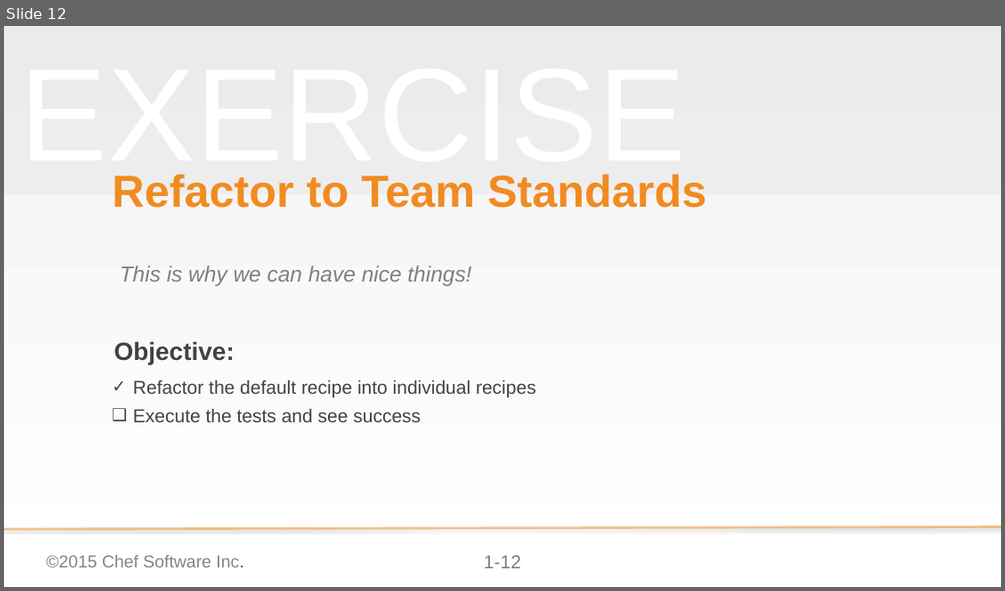
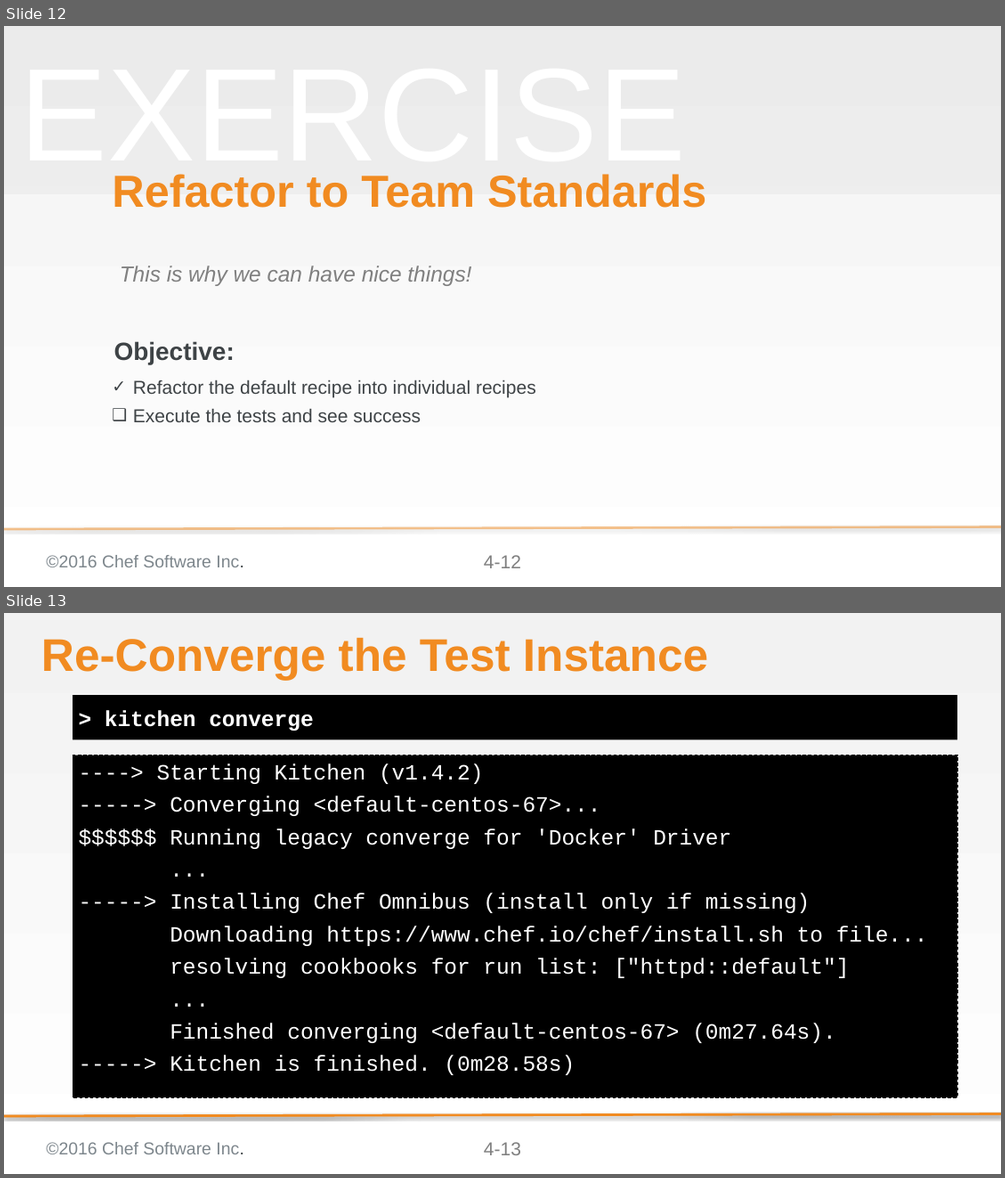
Before and after one commit to chef-training/test_driven_cookbook_development, a slide deck: 04-refactoring_cookbooks_with_tests.pptx. Shown one above the other, each under a label of ours: slide 12 before the commit, slides 12 and 13 after it. The pictures are 1005x591 and 1005x1178 pixels, drawn with LibreOffice and Linux fonts; fonts in the diff are those of the drawing; background and template pictures are left out. Boxes give left, top, right and bottom in pixels: in the first picture for what was removed or moved away, otherwise in the second. Text is boxed around its words. In the diff, an @@ line names an element or a change of style, - is before the commit and + after.

Commit message:
Add Concept slides to 04 Refactoring Cookbooks with Tests
Adds slides that explain more details about converge & verify and test
Adds slides that explain kitchen destroy and kitchen test

```diff
--- a/04-refactoring_cookbooks_with_tests.pptx
+++ b/04-refactoring_cookbooks_with_tests.pptx
@@ slide 13 added at [4, 613, 1001, 1174], background gradient #F2F2F2 to #FFFFFF; not listed: 3 template elements that a slide beside it also shows @@
@@ title added at [41, 637, 708, 680], 58.7 pt, text #F18B21, bold @@
+Re-Converge the Test Instance
@@ text added at [73, 695, 957, 739], fill #000000, 28 pt, text #FFFFFF, bold @@
+> kitchen converge
@@ text added at [73, 755, 957, 1097], fill #000000, outline #000000 1 pt dashed, 28 pt, text #FFFFFF @@
+----> Starting Kitchen (v1.4.2)
+-----> Converging <default-centos-67>...
+$$$$$$ Running legacy converge for 'Docker' Driver
+...
+-----> Installing Chef Omnibus (install only if missing)
+Downloading https://www.chef.io/chef/install.sh to file...
+resolving cookbooks for run list: ["httpd::default"]
+...
+Finished converging <default-centos-67> (0m27.64s).
+-----> Kitchen is finished. (0m28.58s)
@@ line added from (1001, 1114) to (4, 1116), #F18B21 3 pt @@
@@ slide 12 changed as well @@
@@ text at [46, 555, 244, 567]: text changed @@
-©2015 Chef Software Inc.
+©2016 Chef Software Inc.
@@ page number at [484, 555, 521, 568]: text changed @@
-1-12
+4-12
```
Also in this commit, not shown: 26 other slides changed, 19 other slides added, 1 slide removed.
